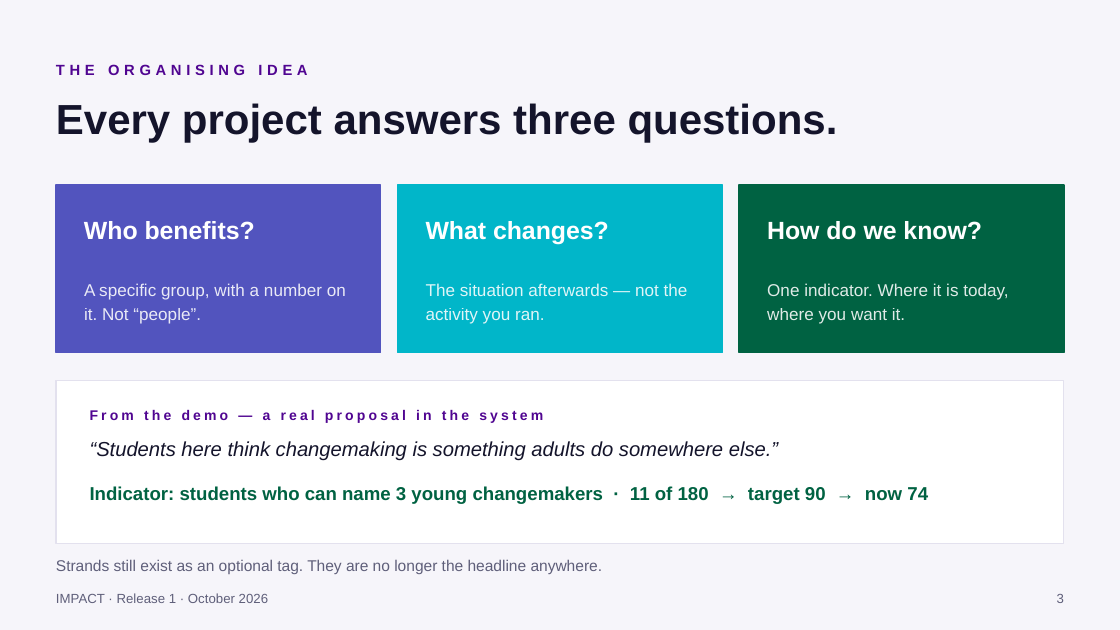
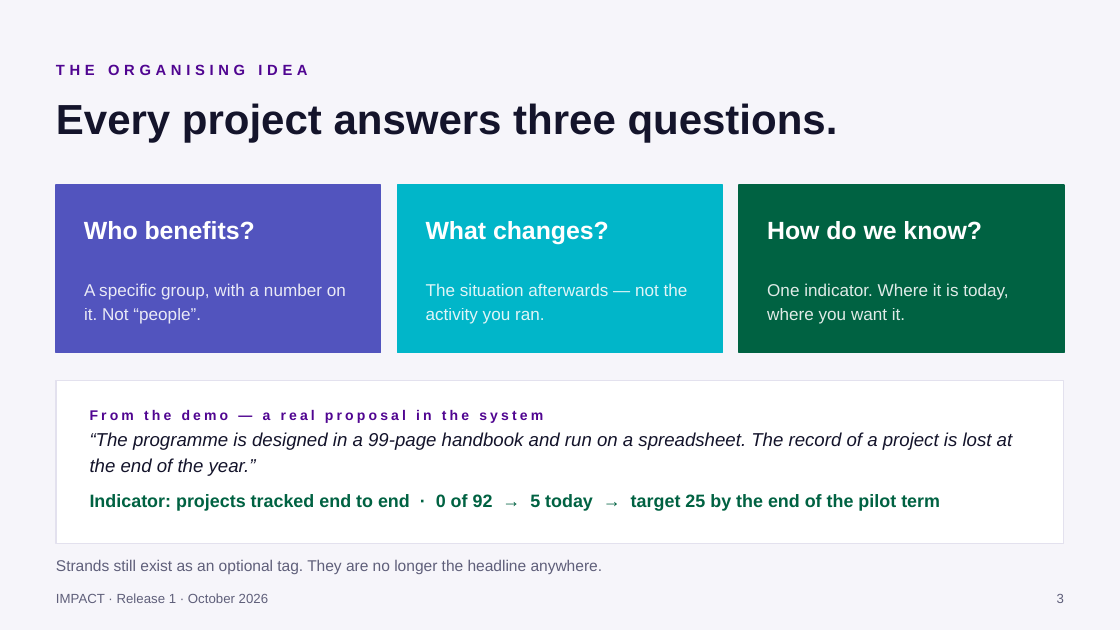
Before and after one commit to alexandermalinsky-brutal-guet-ag/eastwood-impact-lms, a slide deck: slide 3 of docs/IMPACT-Release-1-Demo.pptx. Drawn at 1120x630 pixels with LibreOffice and Linux fonts; fonts in the diff are those of the drawing. Boxes give left, top, right and bottom in pixels: in the first picture for what was removed or moved away, otherwise in the second. Text is boxed around its words. In the diff, an @@ line names an element or a change of style, - is before the commit and + after.

```diff
--- a/docs/IMPACT-Release-1-Demo.pptx
+++ b/docs/IMPACT-Release-1-Demo.pptx
@@ text at [90, 432, 1013, 476]: text changed; size 13 to 12 pt @@
-“Students here think changemaking is something adults do somewhere else.”
+“The programme is designed in a 99-page handbook and run on a spreadsheet. The record of a project is lost at the end of the year.”
@@ text at [90, 494, 940, 511]: text changed; size 12 to 11.5 pt @@
-Indicator: students who can name 3 young changemakers · 11 of 180 → target 90 → now 74
+Indicator: projects tracked end to end · 0 of 92 → 5 today → target 25 by the end of the pilot term
```
Also in this commit, not shown: 7 other slides changed, 1 slide added.
